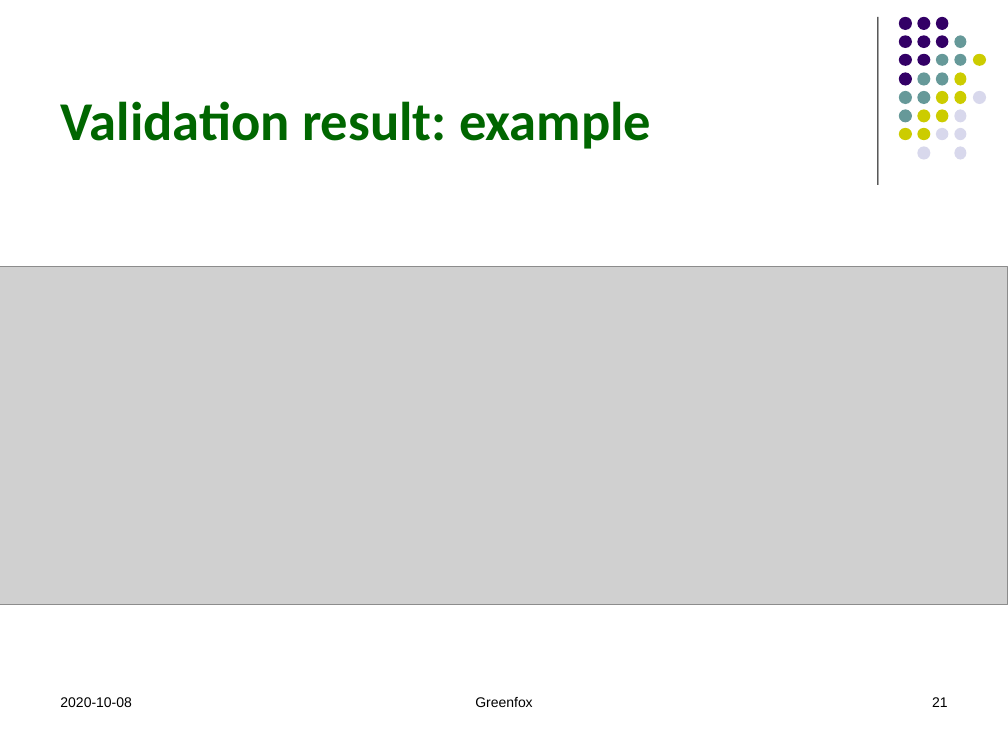
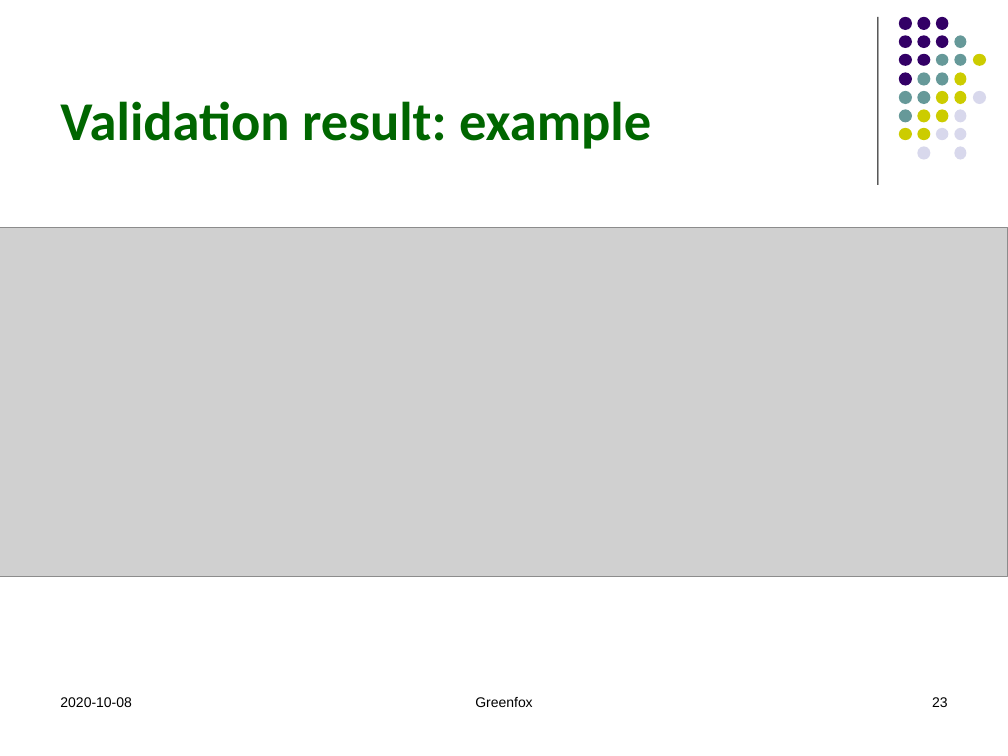
Before and after one commit to hrennau/greenfox, a slide deck: slide 23 of declarative-amsterdam-2020/an-introduction-to-greenfox/an-introduction-to-greenfox.pptx (slide 21 before the commit). Drawn at 1008x756 pixels with LibreOffice and Linux fonts; fonts in the diff are those of the drawing; grey boxes stand for pictures. Boxes give left, top, right and bottom in pixels: in the first picture for what was removed or moved away, otherwise in the second. Text is boxed around its words. In the diff, an @@ line names an element or a change of style, - is before the commit and + after.

```diff
--- a/declarative-amsterdam-2020/an-introduction-to-greenfox/an-introduction-to-greenfox.pptx
+++ b/declarative-amsterdam-2020/an-introduction-to-greenfox/an-introduction-to-greenfox.pptx
@@ picture: place and size @@
-picture at box(0, 267, 1008, 605)
+picture at box(0, 227, 1008, 577)
@@ page number at box(932, 697, 948, 707): text changed @@
-21
+23
```
Also in this commit, not shown: 9 other slides changed, 5 slides added, 2 slides removed.
